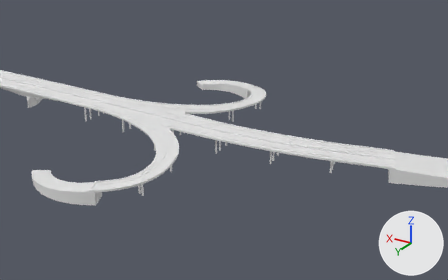
Renders of the glTF model models/kennedybrug-maastricht/kennedybrug-maastricht.glb from each side of a commit.
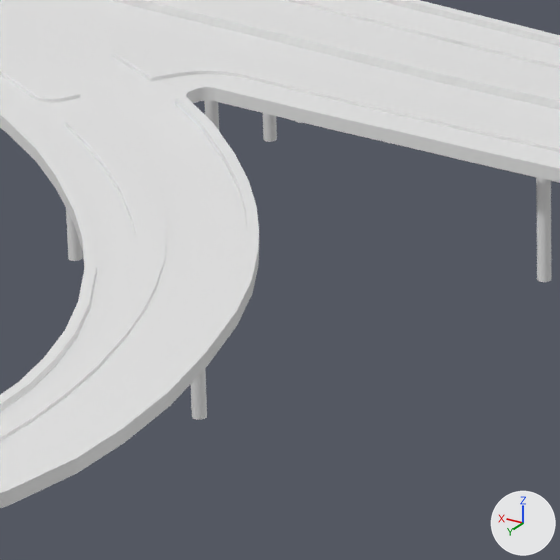
There are two pictures of each version: one from a camera (50 mm lens) standing at (-413.0, 312.9, 161.6) and looking at (-221.9, -5.6, 2.3), one close up on the part from 32% to 49% of the width and 42% to 68% of the height. Arrows for +X, +Y and +Z are at lower right; the lights stay in place. The first two pictures are the older version. The close-ups show mesh edges as thin lines.

Objects in the first close-up: 'building:kennedybrug-maastricht', 'road:fietspad', 'road:rijbaan', 'road:voetpad', 'road:voetpad-open-verharding'.
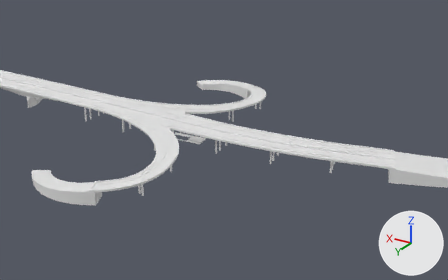
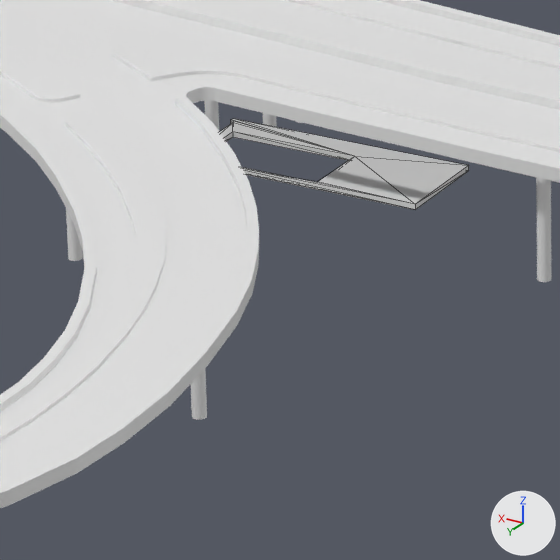
Edits to the scene script, one JSON object a line:
```json
{"op": "add", "block": "me_road_parkeervlak", "code": ["me_road_parkeervlak = bpy.data.meshes.new('road:parkeervlak')", "me_road_parkeervlak.from_pydata(...)  # 28 vertices, 56 faces; spans x -213.1..-189.4, y 0.8..11.5, z 3.2..3.8"]}
{"op": "add", "block": "ob_road_parkeervlak", "code": ["ob_road_parkeervlak = bpy.data.objects.new('road:parkeervlak', me_road_parkeervlak)", "ob_road_parkeervlak.location = (0.0, 0.0, 0.0)"]}
```

Pixel boxes (x1, y1, x2, y2) of what changed, in the close-ups (560 x 560 px):
```json
{"object": "road:parkeervlak", "change": "added", "after": [220, 119, 469, 210]}
```
